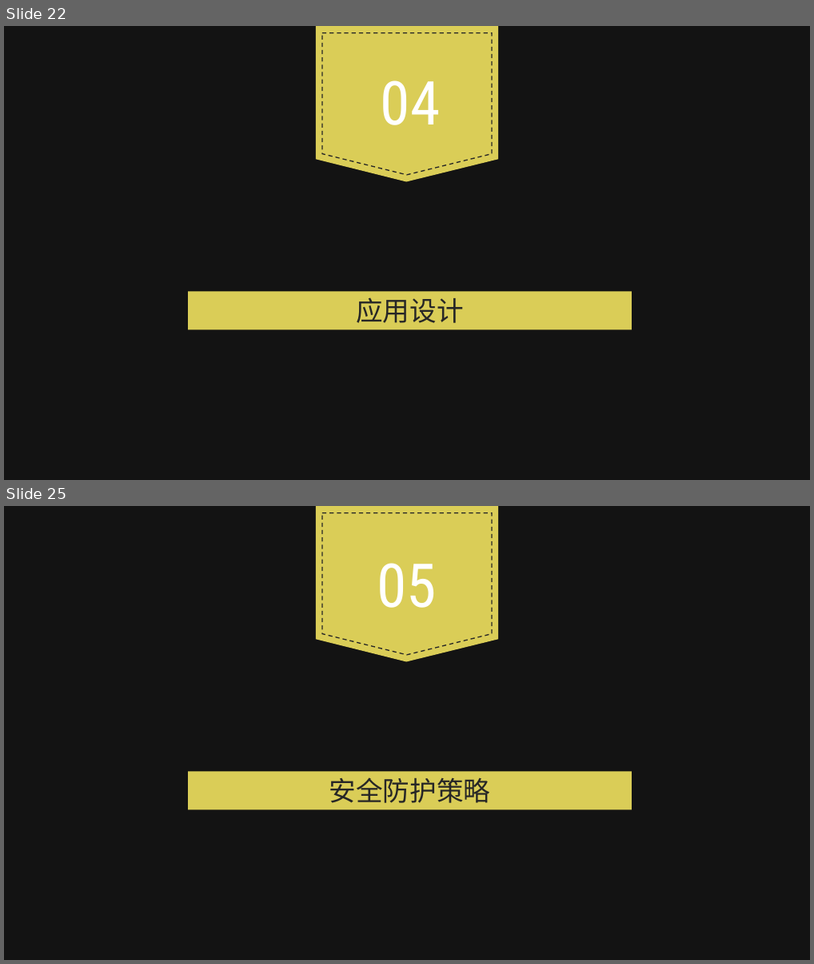
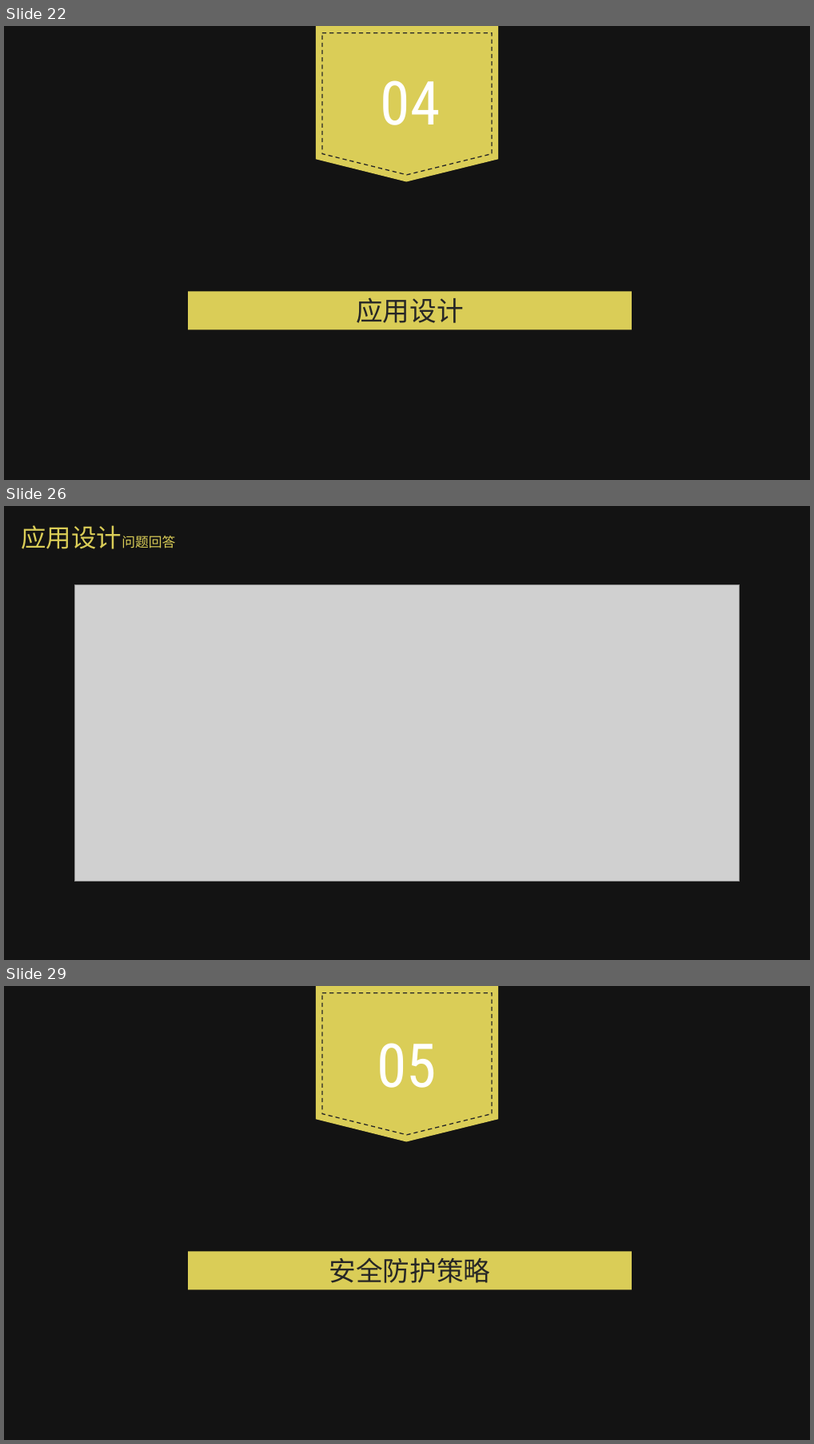
Before and after one commit to WEASP/our-project, a slide deck: Tasks/Task10/高子峰组-知否演示ppt.pptx. Shown one above the other, each under a label of ours: slides 22 and 25 before the commit, slides 22, 26 and 29 after it; the slides between them are not shown. The pictures are 814x964 and 814x1444 pixels, drawn with LibreOffice and Linux fonts; fonts in the diff are those of the drawing; grey boxes stand for pictures; background and template pictures are left out; a plain dark background stands for a picture behind light text. Boxes give left, top, right and bottom in pixels: in the first picture for what was removed or moved away, otherwise in the second. Text is boxed around its words. In the diff, an @@ line names an element or a change of style, - is before the commit and + after.

```diff
--- a/Tasks/Task10/高子峰组-知否演示ppt.pptx
+++ b/Tasks/Task10/高子峰组-知否演示ppt.pptx
@@ slide 26 added at (4, 506, 810, 960), background picture (left out); not listed: 1 template element that a slide beside it also shows @@
@@ text added at (21, 525, 175, 549), 30 pt, text #DACD57 @@
+应用设计问题回答
@@ picture added at (74, 584, 740, 882) @@
@@ what was slide 25 is now slide 29 @@
```
Also in this commit, not shown: 2 slides changed, 4 other slides added.
